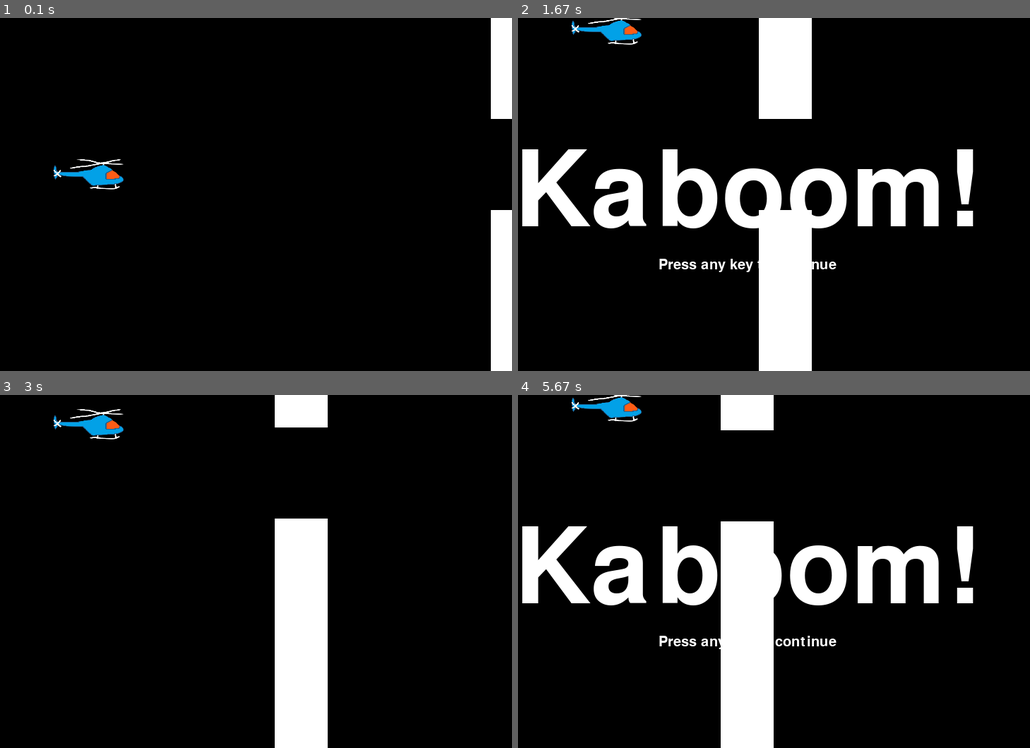
Above: before the commit, frames 1-4 (two rows, left to right).
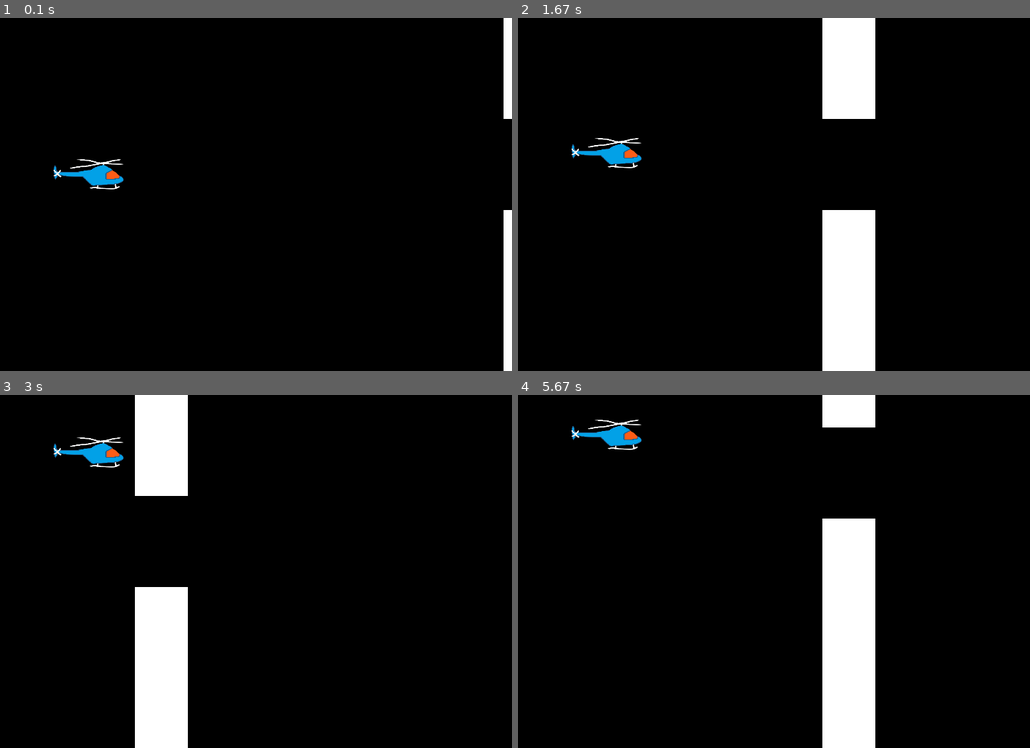
Above: after the commit, the same moments.

Repository: pasanprem/pygame
Game: pygame game, started from pygamestart.py
The game is run twice, just before and just after one commit, with the same random seed, the same clock (stepped at 60 frames per second) and the same inputs.
Inputs:
- Up to frame 1 (0.1 s): no input
- Up to frame 2 (1.67 s): hold Up 0.33-0.8 s; hold Up 0.83-1.13 s
- Up to frame 3 (3 s): hold Up 1.9-2.27 s; hold Up 2.3-2.6 s; hold Up from 2.63 s (still down)
- Up to frame 4 (5.67 s): release Up at 3 s; hold Up 3.03-3.33 s; hold Up 4.1-4.47 s; hold Up 4.5-4.8 s; hold Up 4.83-5.2 s; hold Up 5.23-5.53 s

The runs differ from the first frame. In frame 1, 1.8% of the frame differs, in the area x 95-99%, y 0-100%; in frame 2, 24%, in the area x 0-89%, y 0-100%; in frame 3, 16%; in frame 4, 22%.

Commit message:
block crashing added and working

Diff:
--- a/pygamestart.py
+++ b/pygamestart.py
@@ -114,9 +114,30 @@
             x_block = surfaceWidth
             block_height = randint (0, (surfaceHeight / 2))
 
+        if x  + imageWidth > x_block:
+            if x < x_block + block_width:
+                print('possibly within the boundaries of x upper')
+                if y < block_height:
+                    print('Y crossover UPPER!')
+                    if x - imageWidth < block_width + x_block:
+                        print('Game over hit upper')
+                        gameOver()
+
+        if x + imageWidth > x_block:
+            print('x crossover')
+
+            if y + imageHeight > block_height + gap:
+                print('Y crossover lower')
+
+                if x < block_width + x_block:
+                    print('Game over LOWER')
+                    gameOver()
+
+
+
 
         pygame.display.update()
-        clock.tick(60)
+        clock.tick(30)
 
 main()
 pygame.quit()
